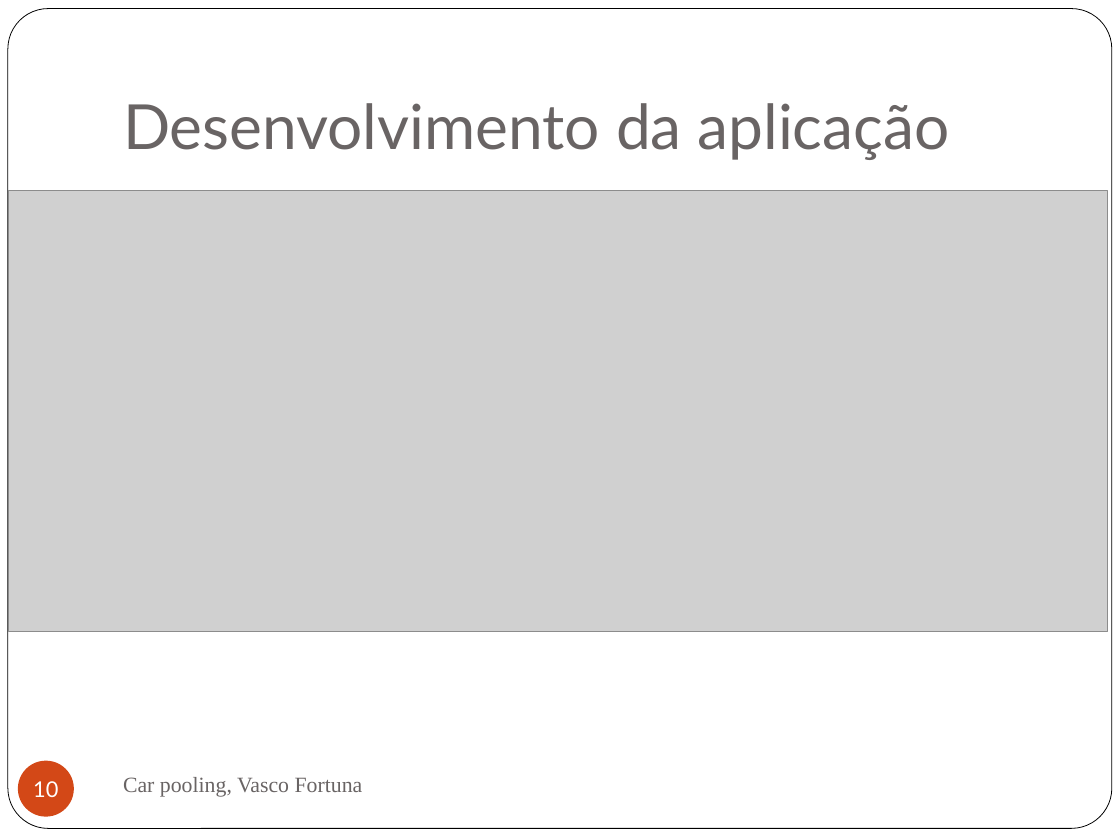
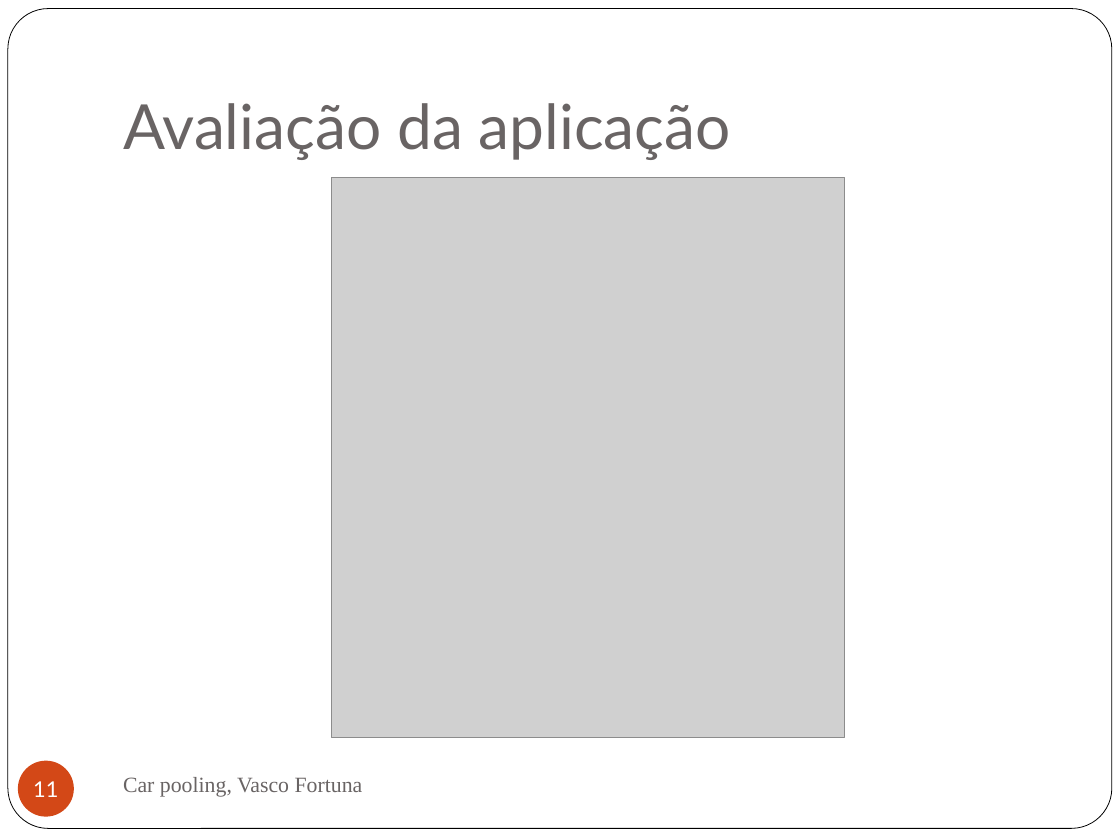
Before and after one commit to Vascomfortuna/Projeto-EI, a slide deck: slide 11 of Apresentação.pptx (slide 10 before the commit). Drawn at 1120x840 pixels with LibreOffice and Linux fonts; fonts in the diff are those of the drawing; grey boxes stand for pictures. Boxes give left, top, right and bottom in pixels: in the first picture for what was removed or moved away, otherwise in the second. Text is boxed around its words. In the diff, an @@ line names an element or a change of style, - is before the commit and + after.

```diff
--- a/Apresentação.pptx
+++ b/Apresentação.pptx
@@ title at <box>123,103,731,160</box>: text changed @@
-Desenvolvimento da aplicação
+Avaliação da aplicação
@@ picture added at <box>332,177,844,737</box> @@
@@ picture removed at <box>9,190,1108,632</box> @@
@@ page number at <box>33,781,58,797</box>: text changed @@
-10
+11
```
Also in this commit, not shown: 10 other slides changed, 3 slides added, 10 other files.
